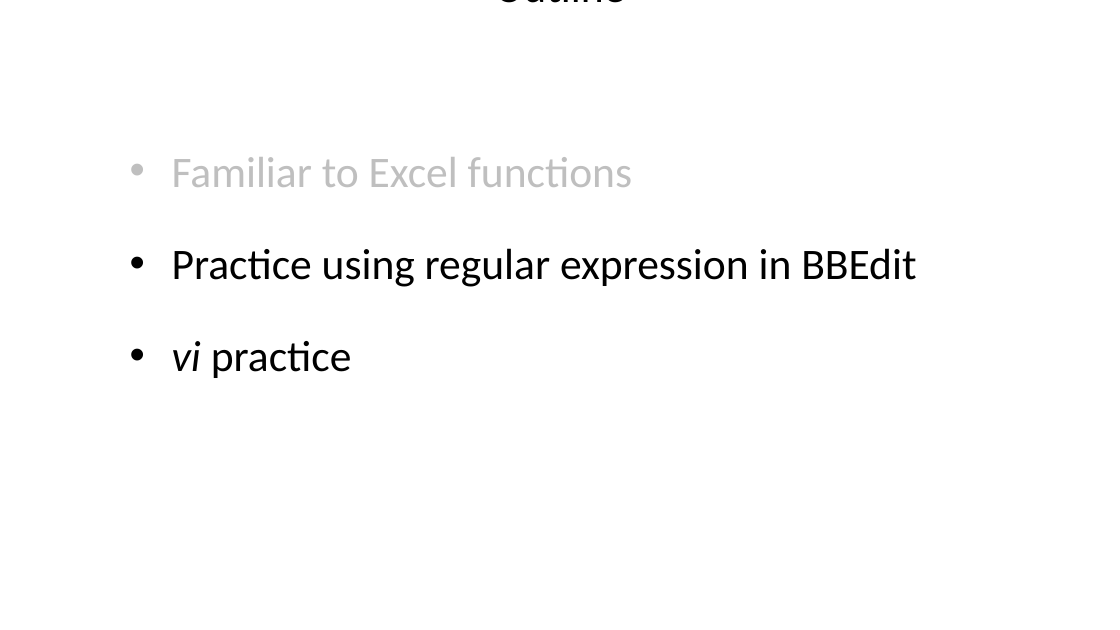
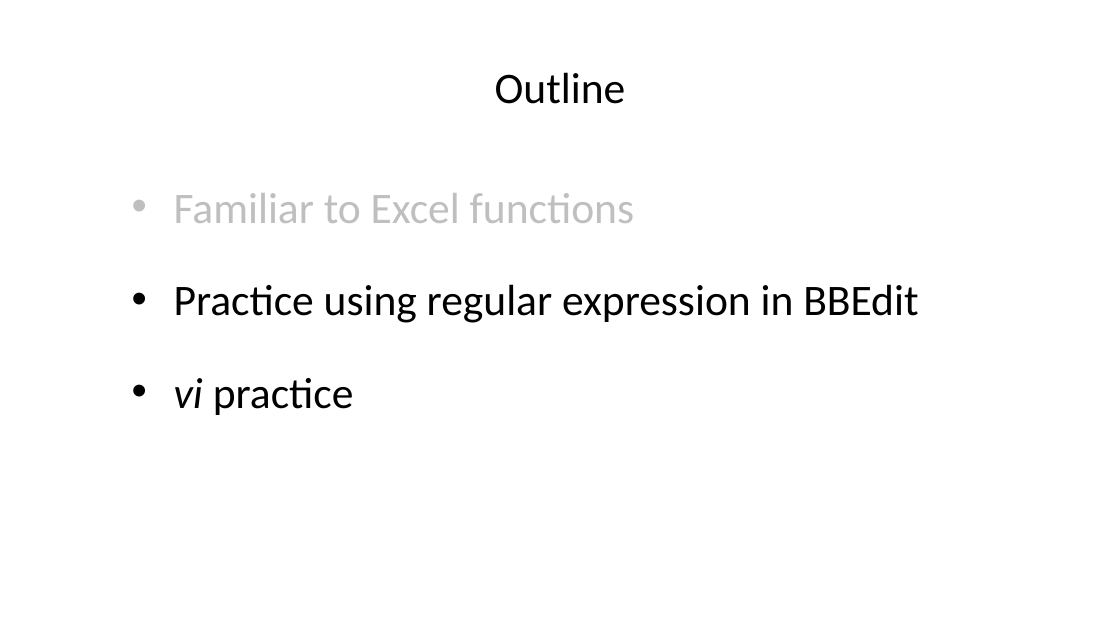
Before and after one commit to liu3zhenlab/teaching, a slide deck: slide 16 of PLPTH813Bioinformatis/2025/2_lab/lab01_Excel_regex_vi.pptx (slide 15 before the commit). Drawn at 1120x630 pixels with LibreOffice and Linux fonts; fonts in the diff are those of the drawing. Boxes give left, top, right and bottom in pixels: in the first picture for what was removed or moved away, otherwise in the second. Text is boxed around its words. In the diff, an @@ line names an element or a change of style, - is before the commit and + after.

```diff
--- a/PLPTH813Bioinformatis/2025/2_lab/lab01_Excel_regex_vi.pptx
+++ b/PLPTH813Bioinformatis/2025/2_lab/lab01_Excel_regex_vi.pptx
@@ title "Outline" rewrapped from (495,0,626,3) to (495,72,626,104) @@
@@ text "Familiar to Excel functions": place and size @@
-text "Familiar to Excel functions" at (172,157,916,378)
+text "Familiar to Excel functions" at (174,193,918,415)
```
Also in this commit, not shown: 2 other slides changed, 1 slide added, 1 slide removed, 3 other files.
